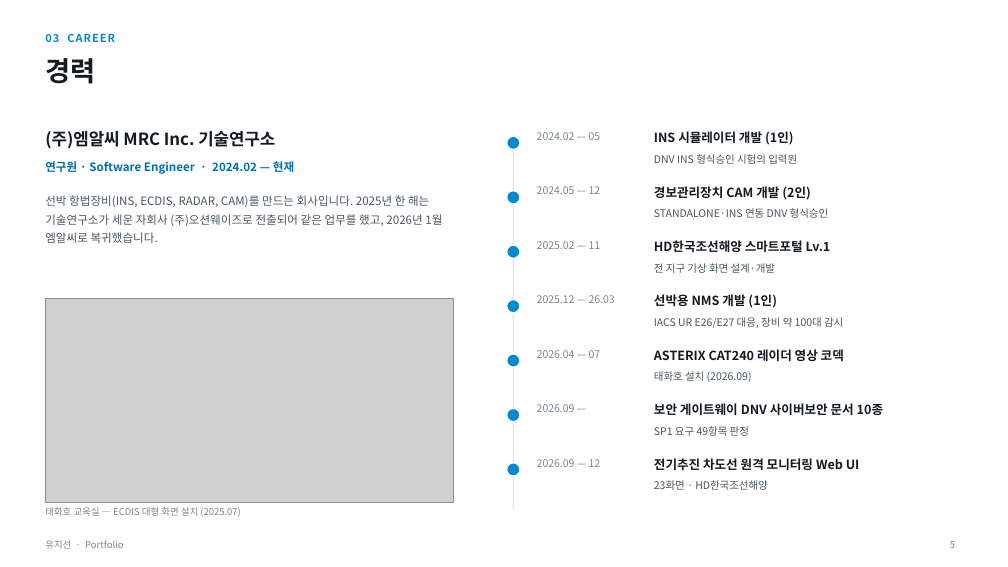
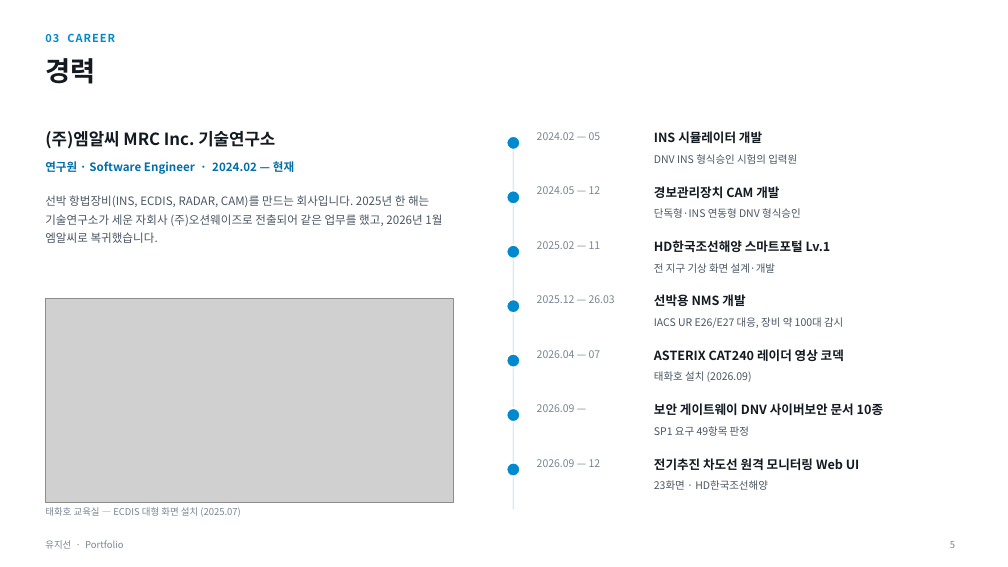
Before and after one commit to maintains00/portfolio, a slide deck: slide 5 of docs/포트폴리오_유지선.pptx. Drawn at 1008x567 pixels with LibreOffice and Linux fonts; fonts in the diff are those of the drawing; grey boxes stand for pictures. Boxes give left, top, right and bottom in pixels: in the first picture for what was removed or moved away, otherwise in the second. Text is boxed around its words. In the diff, an @@ line names an element or a change of style, - is before the commit and + after.

```diff
--- a/docs/포트폴리오_유지선.pptx
+++ b/docs/포트폴리오_유지선.pptx
@@ text at <box>654,131,762,143</box>: text changed @@
-INS 시뮬레이터 개발 (1인)
+INS 시뮬레이터 개발
@@ text at <box>654,186,779,198</box>: text changed @@
-경보관리장치 CAM 개발 (2인)
+경보관리장치 CAM 개발
@@ text at <box>654,208,801,218</box>: text changed @@
-STANDALONE·INS 연동 DNV 형식승인
+단독형·INS 연동형 DNV 형식승인
@@ text at <box>654,294,745,306</box>: text changed @@
-선박용 NMS 개발 (1인)
+선박용 NMS 개발
```
Also in this commit, not shown: 8 other slides changed, 3 other files.
